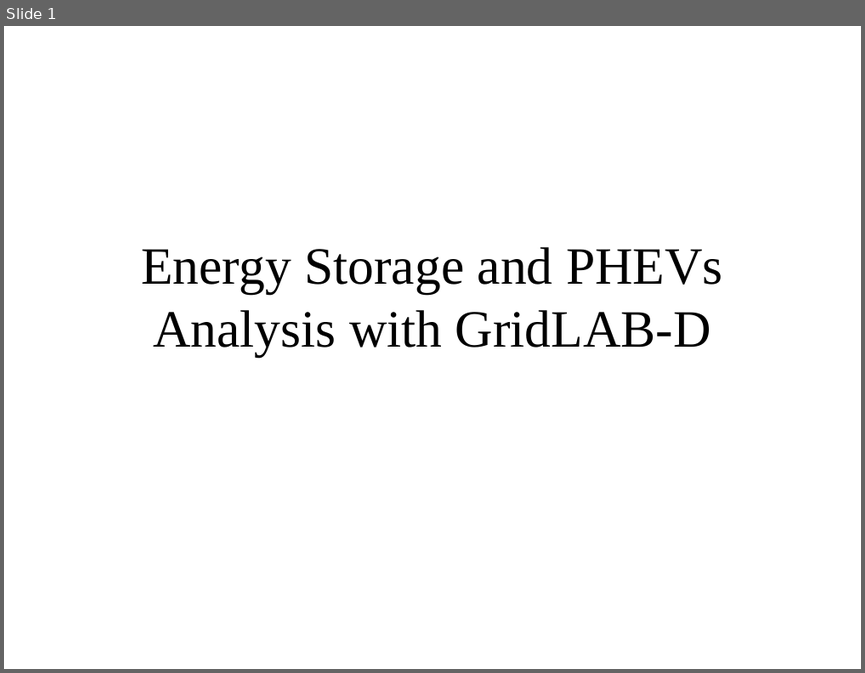
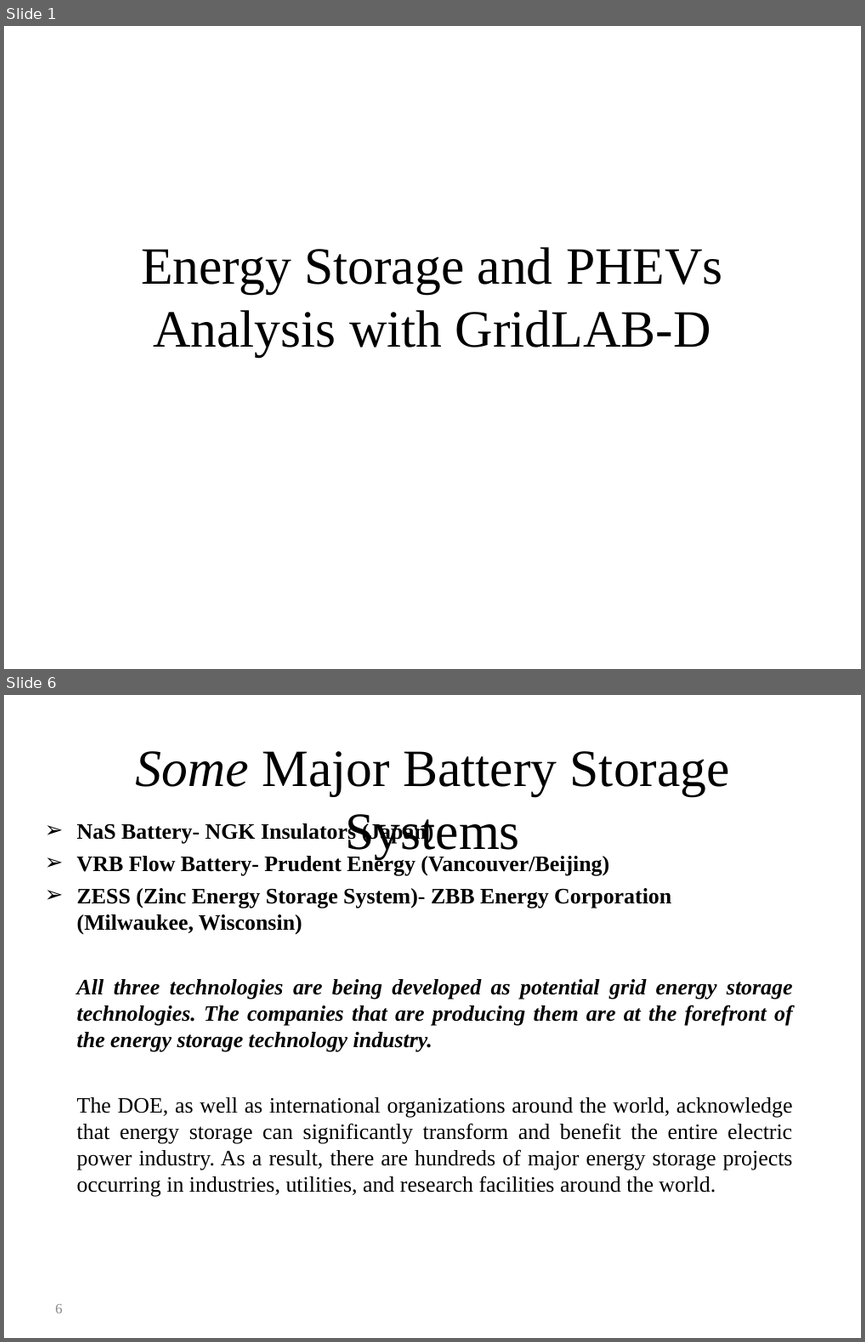
Before and after one commit to gridlab-d/course, a slide deck: Distribution_Analysis_Course/4.0 - Energy_Storage_and_PHEVs.ppt. Shown one above the other, each under a label of ours: slide 1 before the commit, slides 1 and 6 after it; the slides between them are not shown. The pictures are 865x673 and 865x1342 pixels, drawn with LibreOffice and Linux fonts; fonts in the diff are those of the drawing. Boxes give left, top, right and bottom in pixels: in the first picture for what was removed or moved away, otherwise in the second. Text is boxed around its words. In the diff, an @@ line names an element or a change of style, - is before the commit and + after.

```diff
--- a/Distribution_Analysis_Course/4.0 - Energy_Storage_and_PHEVs.ppt
+++ b/Distribution_Analysis_Course/4.0 - Energy_Storage_and_PHEVs.ppt
@@ slide 6 added at (x1=4, y1=695, x2=861, y2=1338), background #FFFFFF @@
@@ title added at (x1=135, y1=751, x2=730, y2=859), 44 pt, text #000000 @@
+Some Major Battery Storage Systems
@@ text added at (x1=77, y1=821, x2=793, y2=1197), 18.5 pt, text #000000, bold @@
+➢ NaS Battery- NGK Insulators (Japan)
+➢ VRB Flow Battery- Prudent Energy (Vancouver/Beijing)
+➢ ZESS (Zinc Energy Storage System)- ZBB Energy Corporation (Milwaukee, Wisconsin)
+All three technologies are being developed as potential grid energy storage technologies. The companies that are producing them are at the forefront of the energy storage technology industry.
+The DOE, as well as international organizations around the world, acknowledge that energy storage can significantly transform and benefit the entire electric power industry. As a result, there are hundreds of major energy storage projects occurring in industries, utilities, and research facilities around the world.
@@ page number added at (x1=55, y1=1304, x2=62, y2=1313), 12 pt, text #898989 @@
+6
```
Also in this commit, not shown: 1 slide changed, 20 other slides added.
